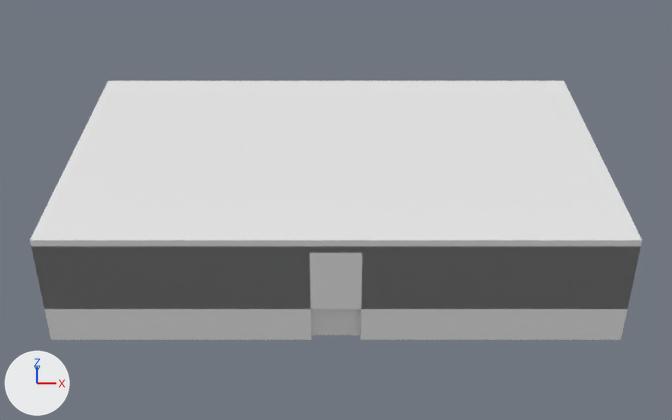
The Blender file hardware/enclosure/blender/enclosure.blend as it was, and as the next commit left it.
The view is the same before and after, from a 50 mm camera at (0.0, -252.8, 172.3) aimed at (0.0, -2.2, 13.0). Arrows for +X, +Y and +Z are at lower left; the lights stay in place. The picture after the commit comes second.

Names of what the first picture shows: 'NB_back', 'NB_front'.
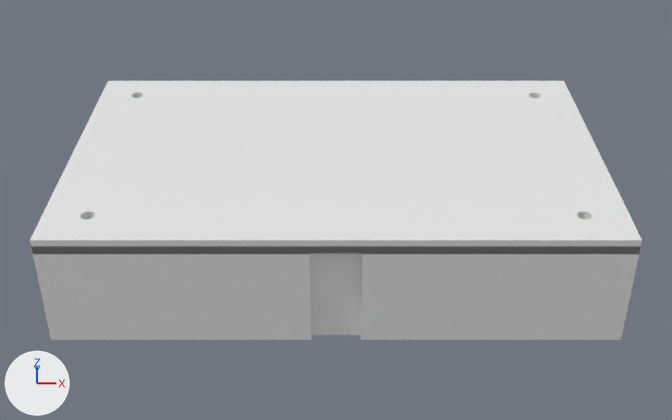
Pixel boxes [x1, y1, x2, y2] of what changed, in the pictures (672 x 420 px):
part 1 of me_cube_012, cut back
    before: [32, 249, 640, 309]
    after: [32, 249, 640, 254]

Edits to the bpy script that builds the scene:
```text
Change me_cube_012:
    used by ob_nb_front; location = (0.0, 0.0, 0.0)
    remove me_cube_012.from_pydata(...)  # 1970 vertices, 784 faces; spans x -80.0..80.0, y -50.0..50.0, z 11.0..32.0
    add me_cube_012.from_pydata(...)  # 1028 vertices, 534 faces; spans x -80.0..80.0, y -50.0..50.0, z 11.0..32.0
    me_cube_012 part 1: 73 vertices moved within x -70.0..70.0, y -40.0..40.0, z 30.0..32.0; 1777 vertices removed from x -80.0..80.0, y -50.0..50.0, z 11.0..32.0; 835 vertices added at x -80.0..80.0, y -50.0..50.0, z 11.0..32.0
```
